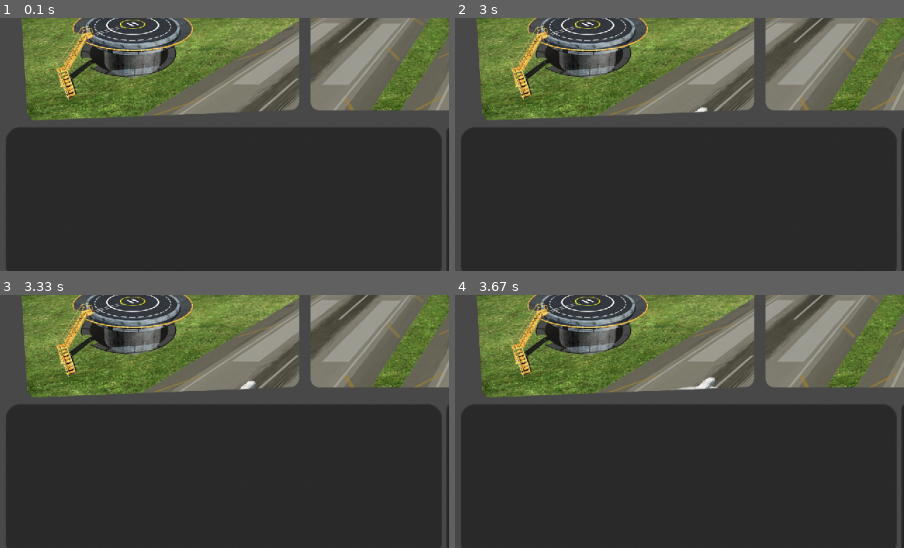
Above: before the commit, frames 1-4 (two rows, left to right).
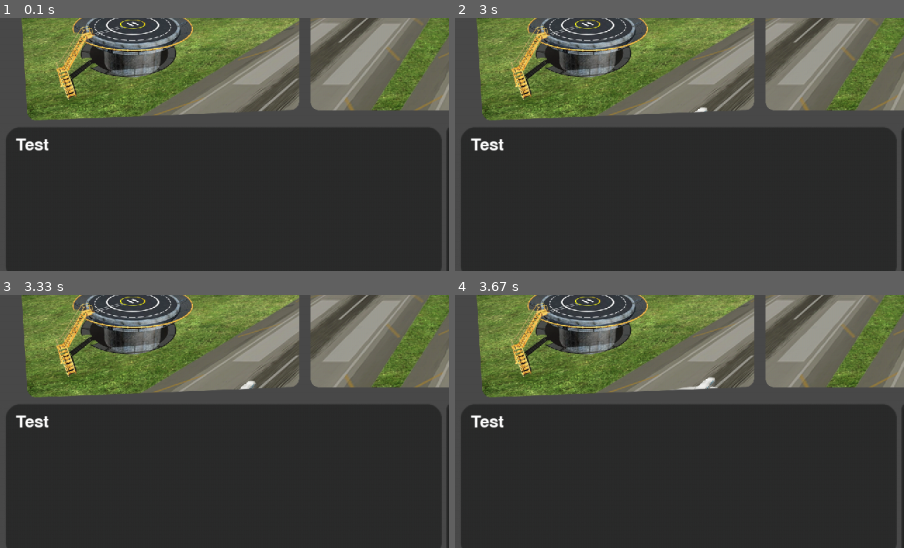
Above: after the commit, the same moments.

Repository: Calrission/AirportDispatcherPygame
Game: pygame game, started from main.py
Same seed, same stepped clock (60 frames per second), same inputs: the game is played once before the commit and once after it.
Inputs:
- Up to frame 1 (0.1 s): no input
- Up to frame 2 (3 s): no input
- Up to frame 3 (3.33 s): no input
- Up to frame 4 (3.67 s): no input
The pictures show only the part of the screen within x 0-50%, y 47-97%; the shares and areas given below are measured in that part.

The runs differ from the first frame. In frame 1, 0.2% of the frame differs, in the area x 3-11%, y 47-53%; in frame 2, 0.2%; in frame 3, 0.2%; in frame 4, 0.2%.

Commit message:
create TextView.py

Diff:
--- /dev/null
+++ b/TextView.py
@@ -0,0 +1,22 @@
+import pygame.font
+from pygame import Surface
+
+
+class TextView:
+    def __init__(self, x, y, color=(255, 255, 255), size=24):
+        self.x = x
+        self.y = y
+        self.size = size
+        self.color = color
+        self.text = ""
+        self.font = pygame.font.Font(pygame.font.get_default_font(), self.size)
+
+    def change_text(self, text: str):
+        self.text = text
+
+    def add_text(self, text: str, sep=""):
+        self.text += f"{sep}{text}"
+
+    def refresh(self, screen: Surface):
+        text_surface = self.font.render(self.text, True, self.color)
+        screen.blit(text_surface, (self.x, self.y))
--- a/main.py
+++ b/main.py
@@ -6,10 +6,13 @@
 from Sprites.UIFrameSprite import UIFrameSprite
 from SmartScreen import SmartScreen
 from Sprites.TimeSprite import TimeSprite
+from TextView import TextView
 from const import screen_width, screen_height, fps
 
 if __name__ == '__main__':
     pygame.init()
+    pygame.font.init()
+
     pygame.display.set_caption('Диспетчер')
 
     size = width, height = screen_width, screen_height
@@ -38,6 +41,9 @@
     smart_screen.add_sprite(frame_sprite)
     smart_screen.add_sprite(clock_sprite)
 
+    textView = TextView(24, 510)
+    textView.text = "Test"
+
     running = True
 
     while running:
@@ -50,6 +56,7 @@
 
         clock.tick(fps)
         smart_screen.refresh()
+        textView.refresh(smart_screen.screen)
         pygame.display.flip()
 
     pygame.quit()
